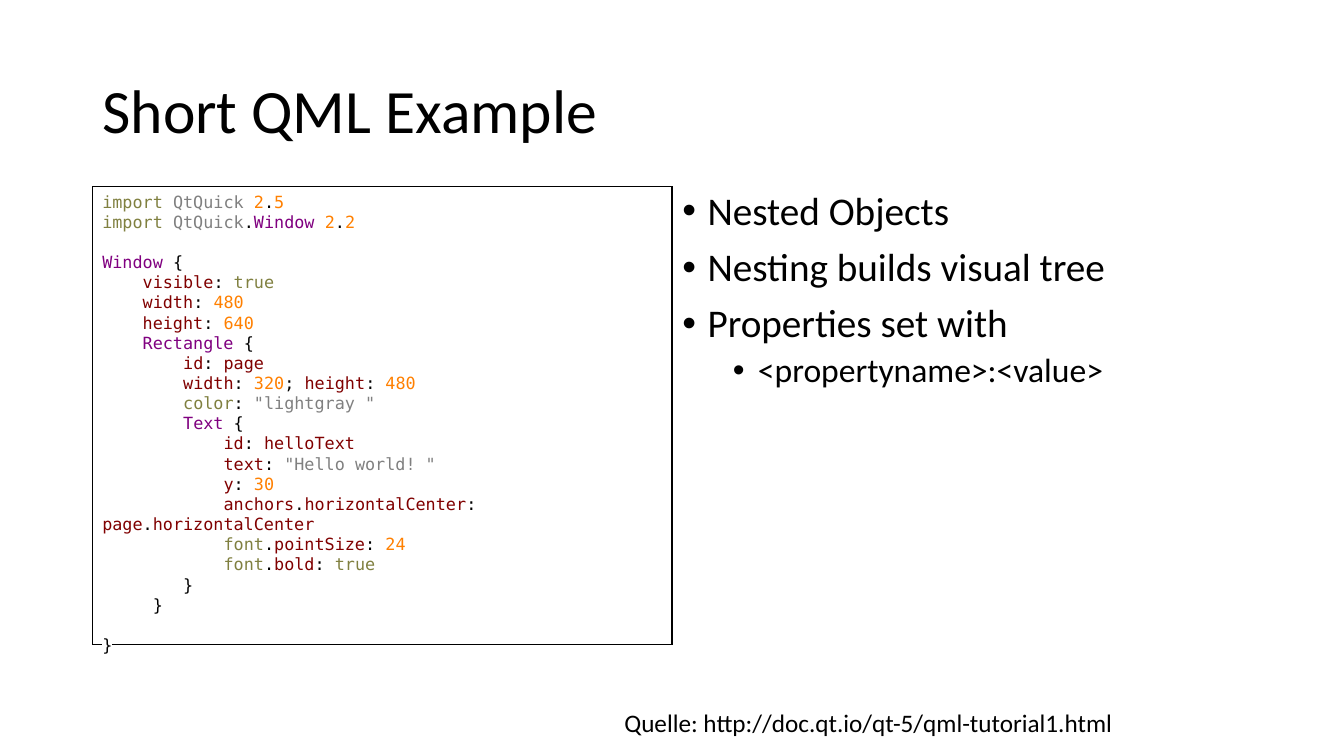
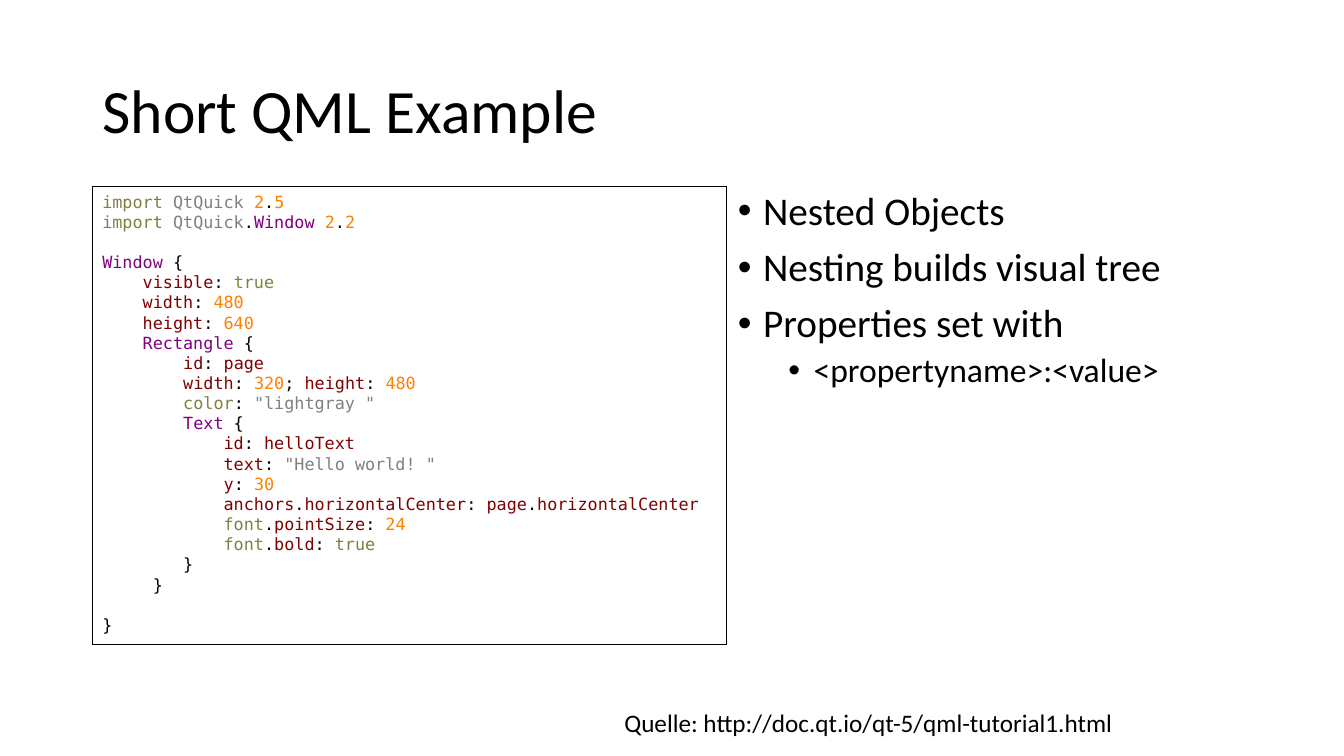
Before and after one commit to RudolfVonKrugstein/qml-presentation, a slide deck: slide 4 of Praesentation.pptx. Drawn at 1344x756 pixels with LibreOffice and Linux fonts; fonts in the diff are those of the drawing. Boxes give left, top, right and bottom in pixels: in the first picture for what was removed or moved away, otherwise in the second. Text is boxed around its words. In the diff, an @@ line names an element or a change of style, - is before the commit and + after.

Commit message:
Made praesentation look good on mac

```diff
--- a/Praesentation.pptx
+++ b/Praesentation.pptx
@@ rectangle "import QtQuick 2.5": place and size @@
-rectangle "import QtQuick 2.5" at [93,187,673,644]
+rectangle "import QtQuick 2.5" at [93,187,727,644]
@@ text "Nested Objects": place and size @@
-text "Nested Objects" at [708,197,1105,388]
+text "Nested Objects" at [763,197,1160,388]
```
